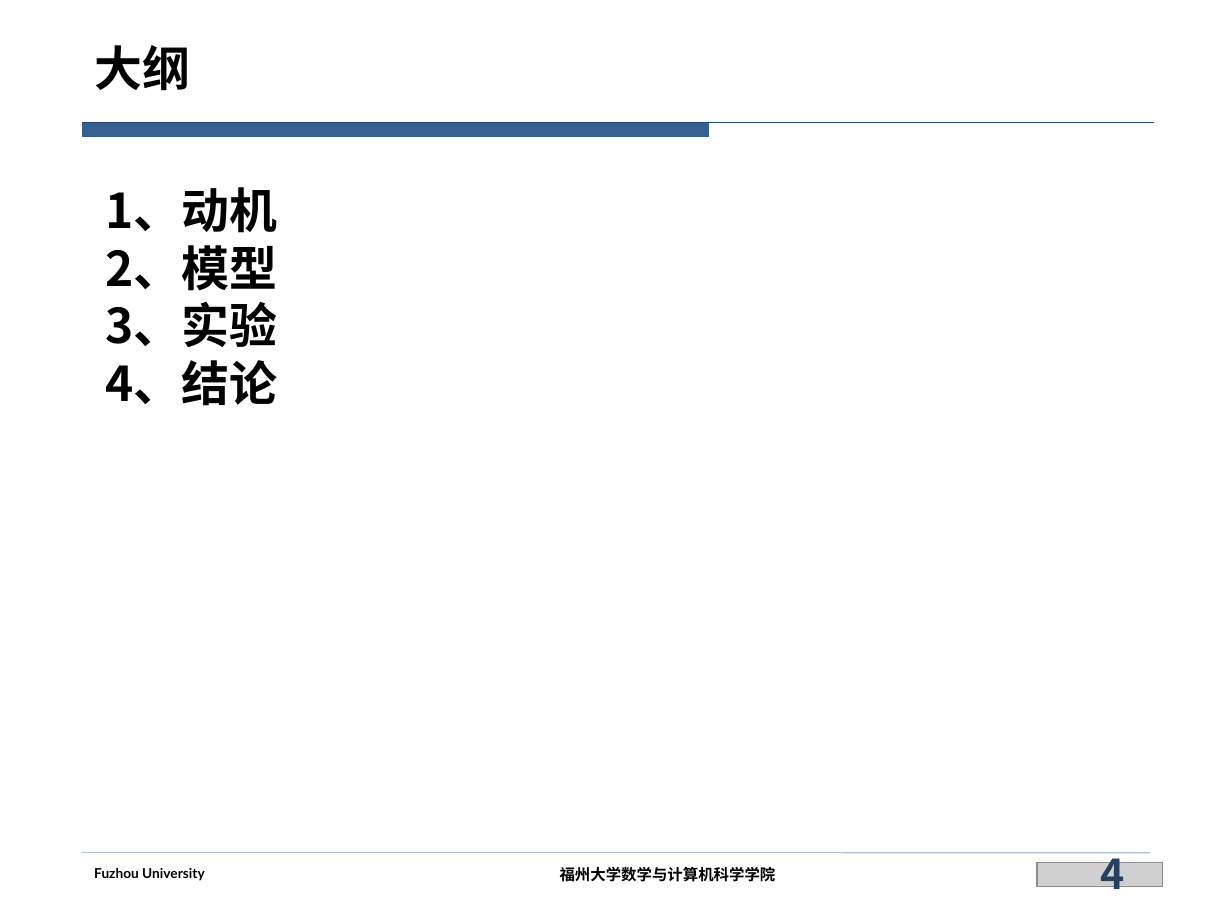
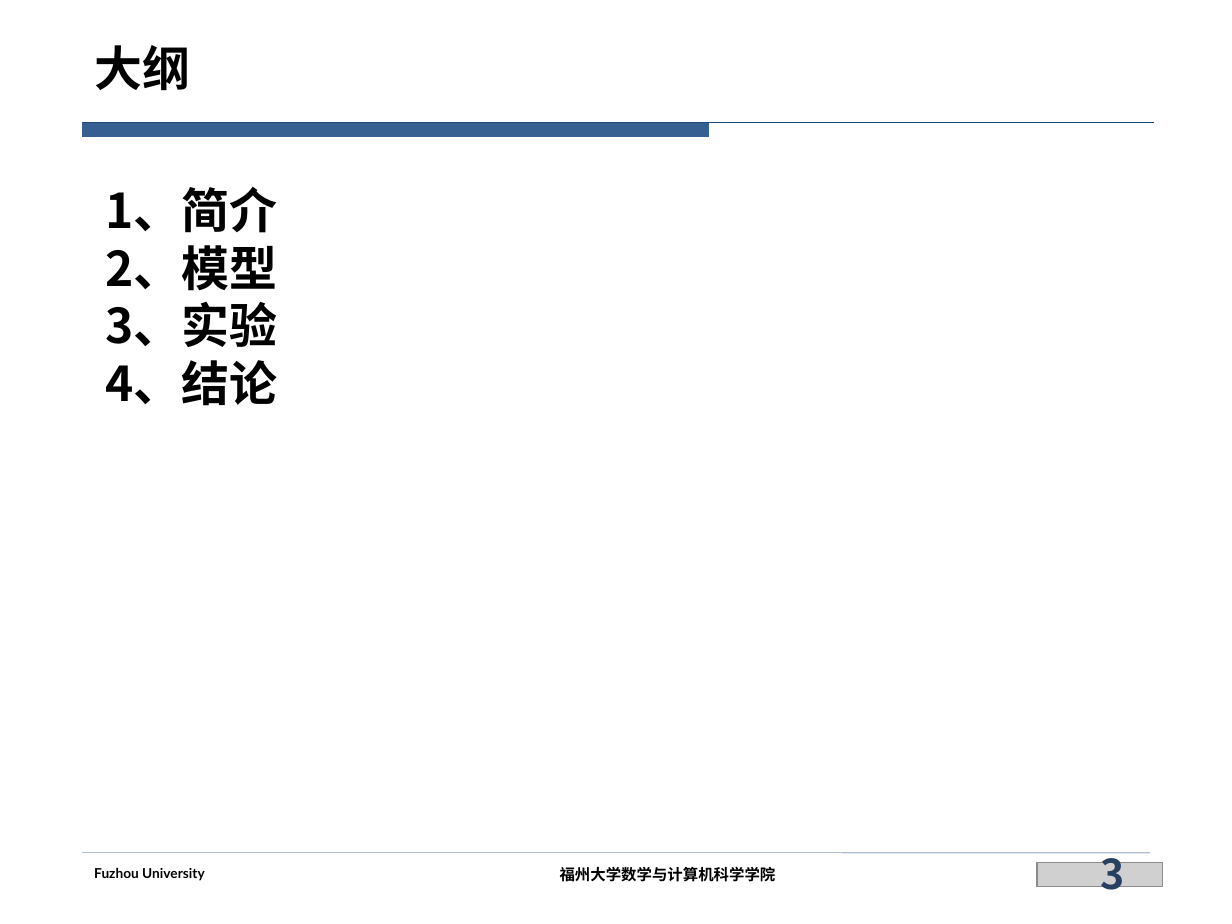
Before and after one commit to siberia0015/Paper-Report, a slide deck: slide 3 of 实验室/DualTKB（未完成）/DualTKB.pptx (slide 4 before the commit). Drawn at 1232x924 pixels with LibreOffice and Linux fonts; fonts in the diff are those of the drawing; grey boxes stand for pictures; background and template pictures are left out. Boxes give left, top, right and bottom in pixels: in the first picture for what was removed or moved away, otherwise in the second. Text is boxed around its words. In the diff, an @@ line names an element or a change of style, - is before the commit and + after.

```diff
--- a/实验室/DualTKB（未完成）/DualTKB.pptx
+++ b/实验室/DualTKB（未完成）/DualTKB.pptx
@@ text at box(106, 187, 278, 233): text changed @@
-1、动机
+1、简介
@@ page number at box(1100, 846, 1124, 899): text changed @@
-4
+3
```
Also in this commit, not shown: 17 other slides changed, 8 slides added, 9 slides removed.
